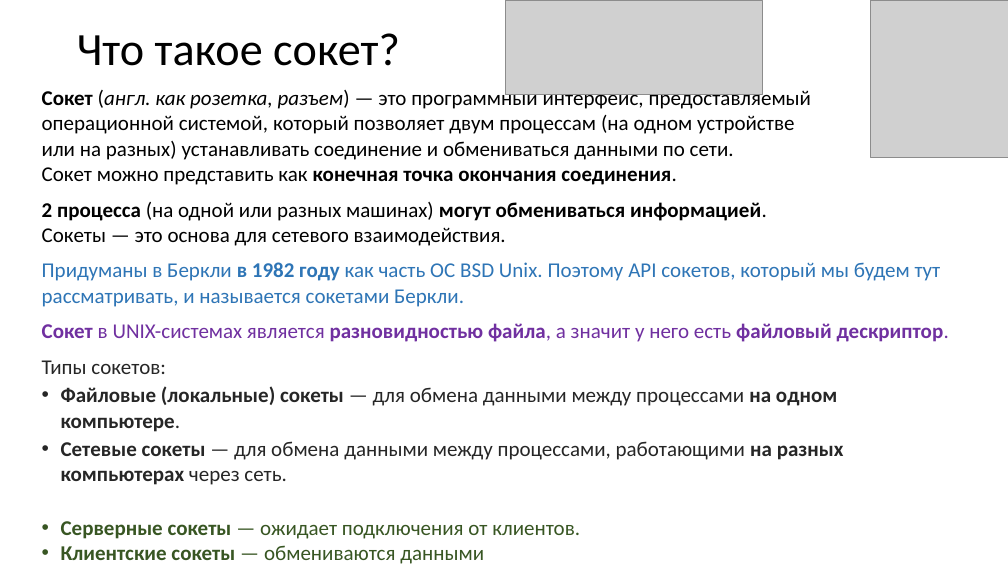
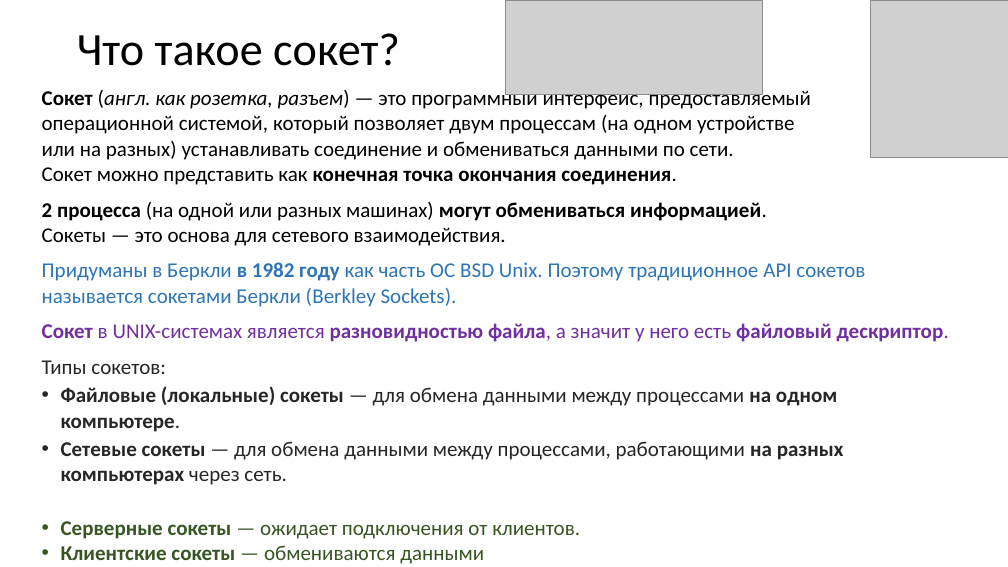
Before and after one commit to xtrueman/network_programming, a slide deck: slide 3 of Sockets.pptx. Drawn at 1008x567 pixels with LibreOffice and Linux fonts; fonts in the diff are those of the drawing; grey boxes stand for pictures. Boxes give left, top, right and bottom in pixels: in the first picture for what was removed or moved away, otherwise in the second. Text is boxed around its words. In the diff, an @@ line names an element or a change of style, - is before the commit and + after.

Commit message:
WIP Sockets

```diff
--- a/Sockets.pptx
+++ b/Sockets.pptx
@@ text at box(42, 262, 865, 307): text changed @@
-Придуманы в Беркли в 1982 году как часть ОС BSD Unix. Поэтому API сокетов, который мы будем тут рассматривать, и называется сокетами Беркли.
+Придуманы в Беркли в 1982 году как часть ОС BSD Unix. Поэтому традиционное API сокетов называется сокетами Беркли (Berkley Sockets).
```
Also in this commit, not shown: 15 other slides changed, 1 slide added, 3 other files.
